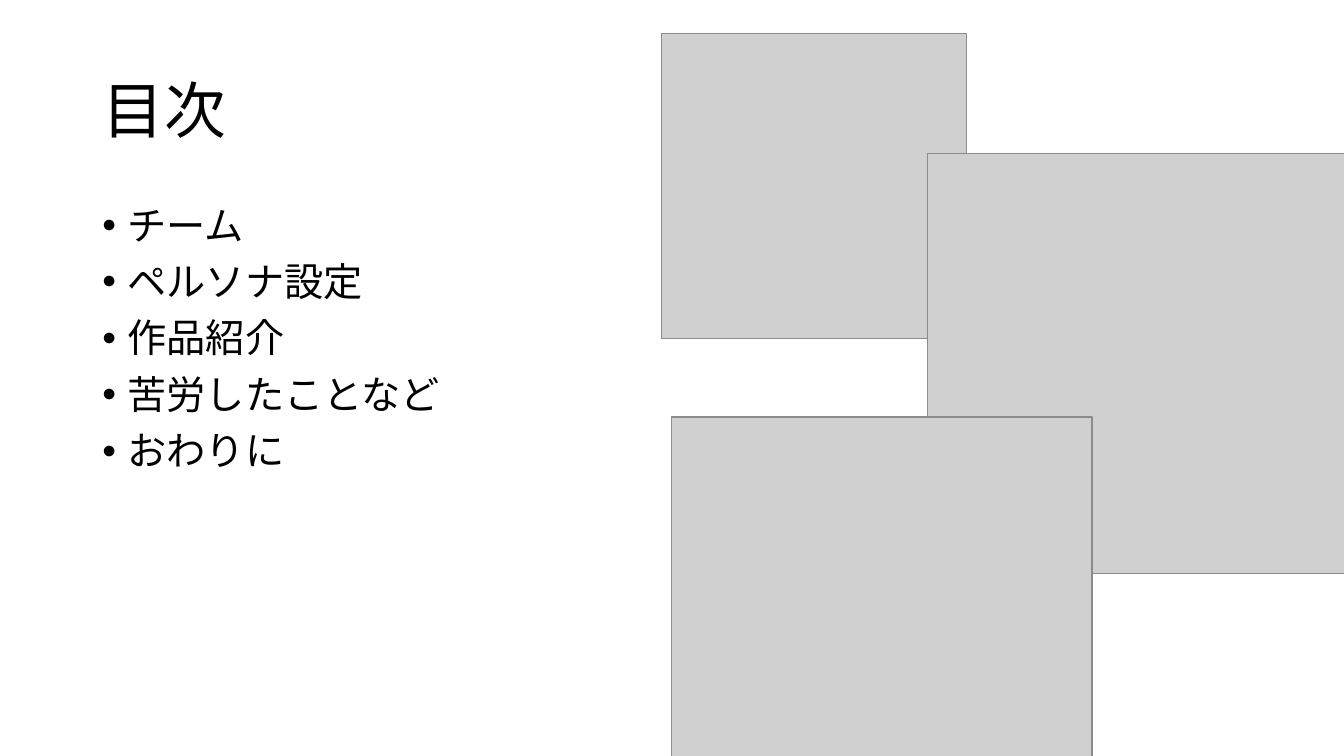
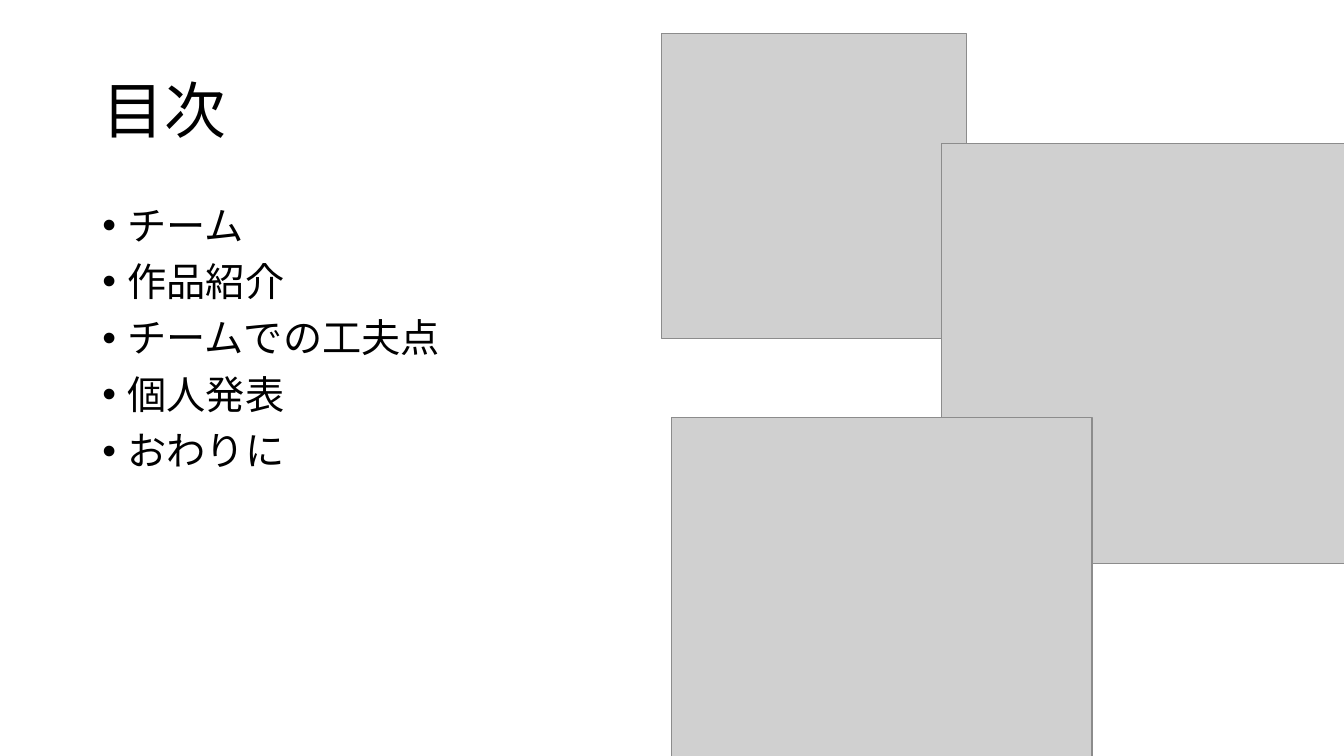
Before and after one commit to dojo2023/E-3, a slide deck: slide 2 of doc/チーム開発成果発表.pptm. Drawn at 1344x756 pixels with LibreOffice and Linux fonts; fonts in the diff are those of the drawing; grey boxes stand for pictures. Boxes give left, top, right and bottom in pixels: in the first picture for what was removed or moved away, otherwise in the second. Text is boxed around its words. In the diff, an @@ line names an element or a change of style, - is before the commit and + after.

Commit message:
発表資料

```diff
--- a/doc/チーム開発成果発表.pptm
+++ b/doc/チーム開発成果発表.pptm
@@ picture: place and size @@
-picture at bbox=[929, 153, 1344, 574]
+picture at bbox=[942, 144, 1344, 565]
@@ text at bbox=[128, 263, 363, 299]: paragraph removed @@
-• ペルソナ設定
@@ text at bbox=[128, 319, 440, 413]: text changed @@
-• 苦労したことなど
+• チームでの工夫点
+• 個人発表
```
Also in this commit, not shown: 9 other slides changed, 2 slides added, 2 slides removed.
